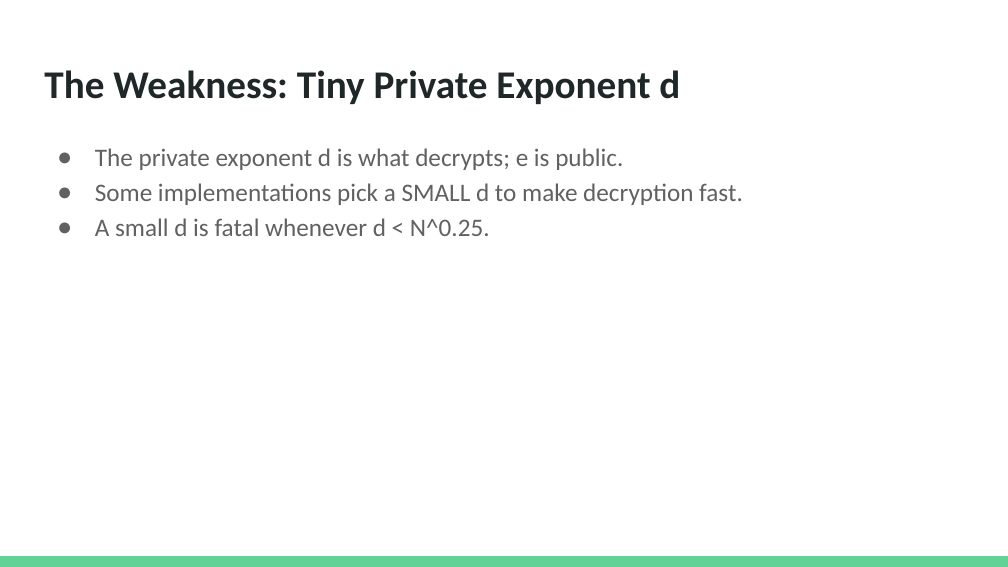
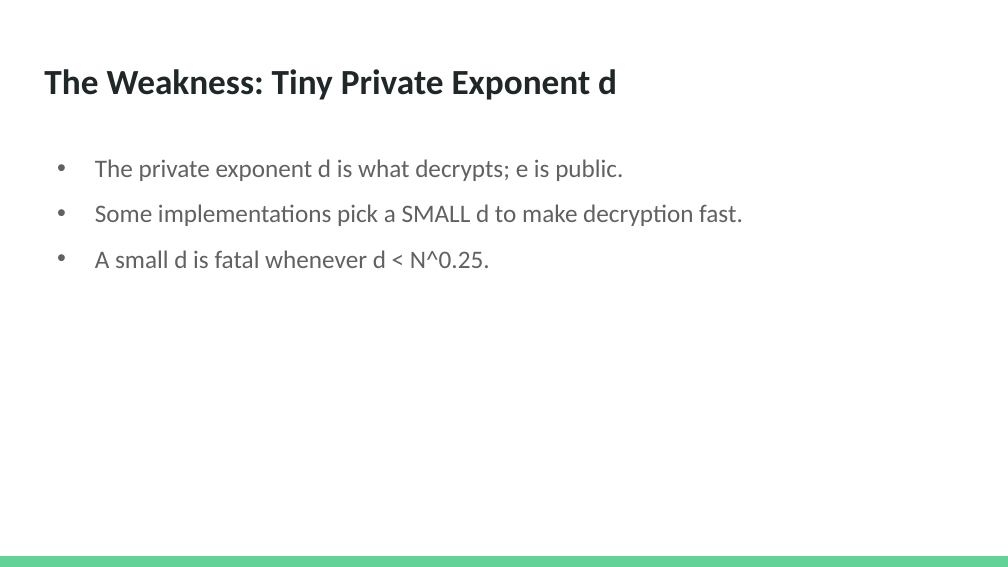
Before and after one commit to nalydch00/SC4010, a slide deck: slide 8 of Weak_RSA_Presentation.pptx. Drawn at 1008x567 pixels with LibreOffice and Linux fonts; fonts in the diff are those of the drawing. Boxes give left, top, right and bottom in pixels: in the first picture for what was removed or moved away, otherwise in the second. Text is boxed around its words. In the diff, an @@ line names an element or a change of style, - is before the commit and + after.

```diff
--- a/Weak_RSA_Presentation.pptx
+++ b/Weak_RSA_Presentation.pptx
@@ title "The Weakness: Tiny Private Exponent ..." at box(44, 69, 617, 100): size 28 to 25.2 pt @@
@@ text "The private exponent d is ..." at box(95, 159, 743, 268): bullet ● to •; line spacing 1.15 to 1.5 @@
```
Also in this commit, not shown: 11 other slides changed, 2 slides added, 1 slide removed, 1 other file.
